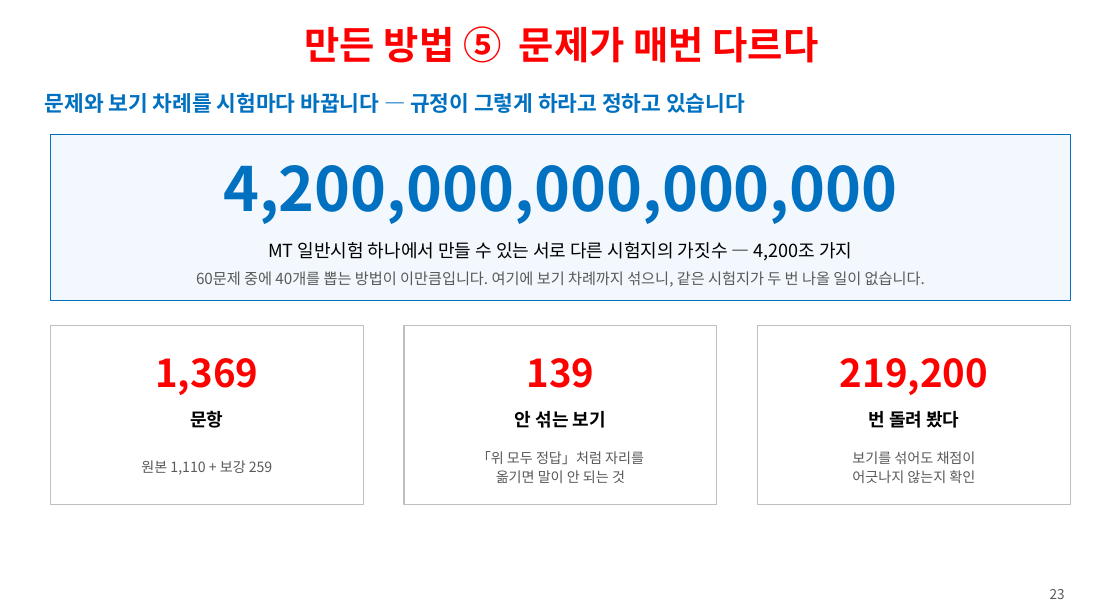
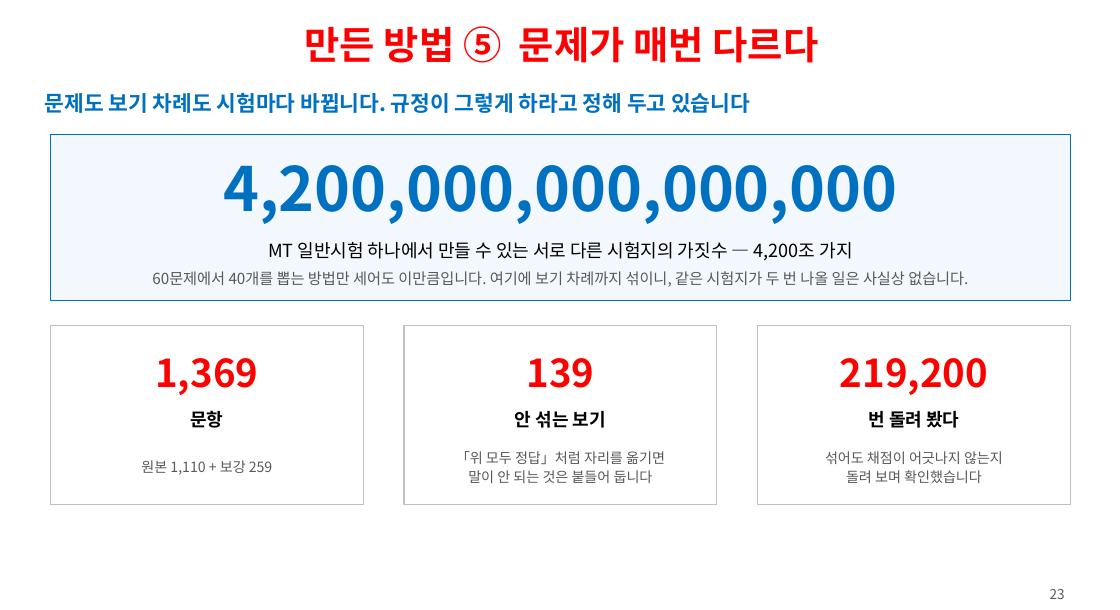
Before and after one commit to ys1277-sys/HIENDT-CBT, a slide deck: slide 23 of docs/발표자료-CBT-2026-08.pptx. Drawn at 1120x610 pixels with LibreOffice and Linux fonts; fonts in the diff are those of the drawing. Boxes give left, top, right and bottom in pixels: in the first picture for what was removed or moved away, otherwise in the second. Text is boxed around its words. In the diff, an @@ line names an element or a change of style, - is before the commit and + after.

```diff
--- a/docs/발표자료-CBT-2026-08.pptx
+++ b/docs/발표자료-CBT-2026-08.pptx
@@ text at <box>45,93,750,113</box>: text changed @@
-문제와 보기 차례를 시험마다 바꿉니다 — 규정이 그렇게 하라고 정하고 있습니다
+문제도 보기 차례도 시험마다 바뀝니다. 규정이 그렇게 하라고 정해 두고 있습니다
@@ text at <box>152,271,968,287</box>: text changed @@
-60문제 중에 40개를 뽑는 방법이 이만큼입니다. 여기에 보기 차례까지 섞으니, 같은 시험지가 두 번 나올 일이 없습니다.
+60문제에서 40개를 뽑는 방법만 세어도 이만큼입니다. 여기에 보기 차례까지 섞이니, 같은 시험지가 두 번 나올 일은 사실상 없습니다.
@@ text at <box>456,451,665,483</box>: text changed @@
-「위 모두 정답」처럼 자리를
-옮기면 말이 안 되는 것
+「위 모두 정답」처럼 자리를 옮기면
+말이 안 되는 것은 붙들어 둡니다
@@ text at <box>825,451,1003,483</box>: text changed @@
-보기를 섞어도 채점이
-어긋나지 않는지 확인
+섞어도 채점이 어긋나지 않는지
+돌려 보며 확인했습니다
```
Also in this commit, not shown: 27 other slides changed, 1 other file.
